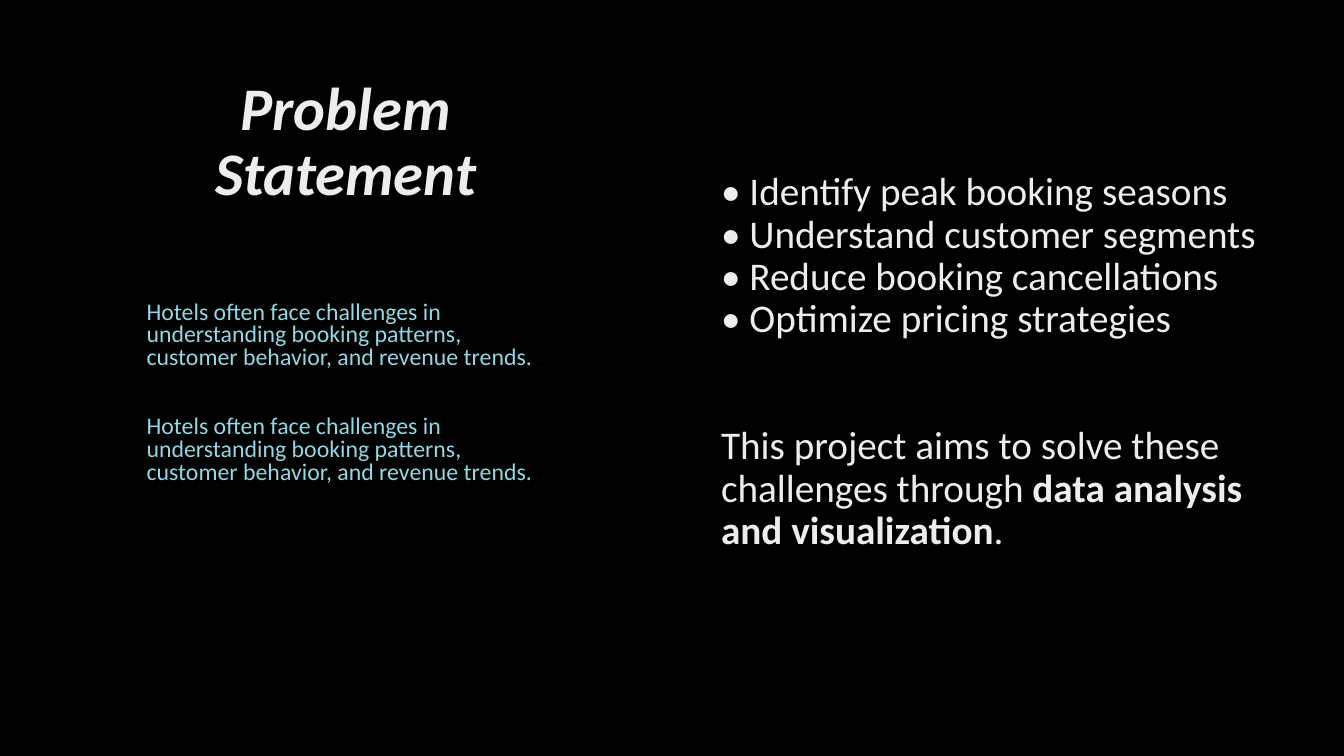
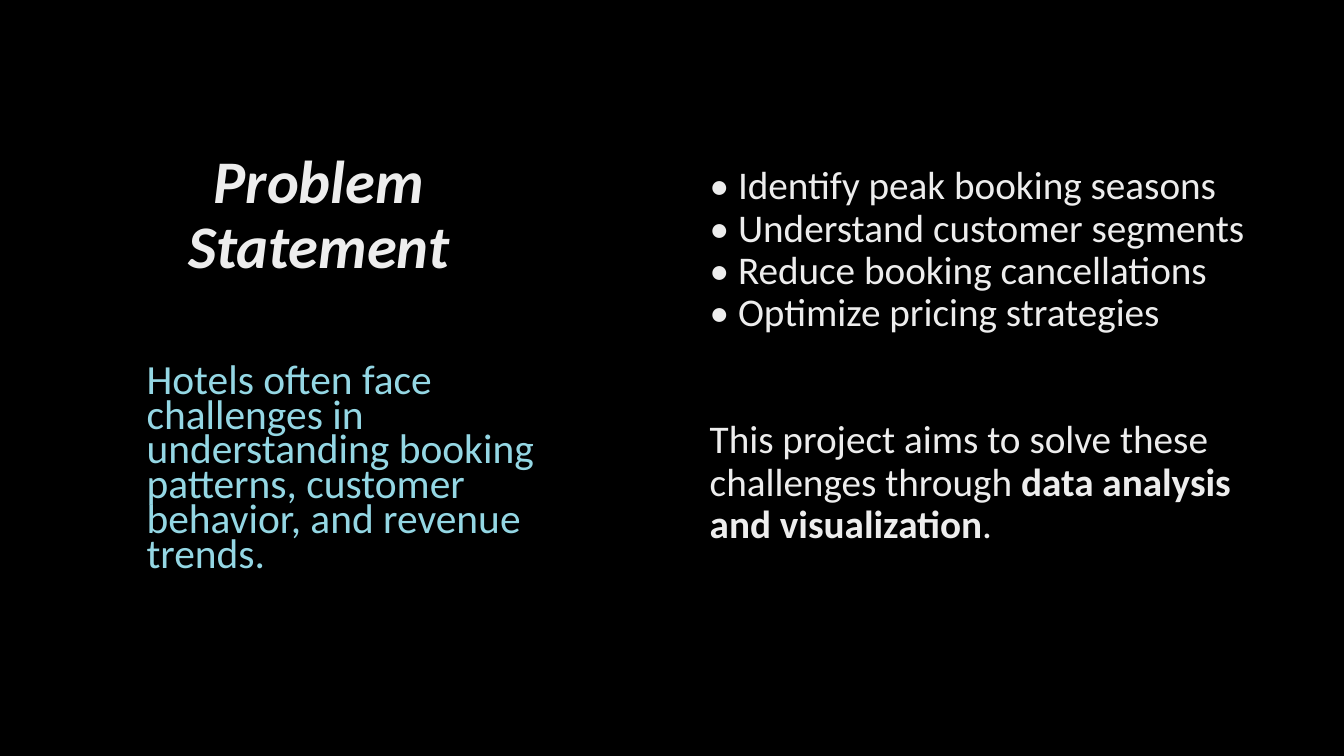
Before and after one commit to aiswarya08-moravaneni/Infosys_Internship, a slide deck: slide 3 of milestone-4.pptx. Drawn at 1344x756 pixels with LibreOffice and Linux fonts; fonts in the diff are those of the drawing; background and template pictures are left out. Boxes give left, top, right and bottom in pixels: in the first picture for what was removed or moved away, otherwise in the second. Text is boxed around its words. In the diff, an @@ line names an element or a change of style, - is before the commit and + after.

```diff
--- a/milestone-4.pptx
+++ b/milestone-4.pptx
@@ title "Problem Statement": place and size @@
-title "Problem Statement" at [215,87,476,196]
+title "Problem Statement" at [188,160,449,269]
@@ text "• Identify peak booking seasons ...": place and size @@
-text "• Identify peak booking seasons ..." at [721,177,1256,545]
+text "• Identify peak booking seasons ..." at [710,171,1245,539]
@@ text at [147,365,534,569]: text changed; size 17 to 29.6 pt @@
-Hotels often face challenges in understanding booking patterns, customer behavior, and revenue trends.
-Hotels often face challenges in understanding booking patterns, customer behavior, and revenue trends.
+Hotels often face challenges in understanding booking patterns, customer behavior, and revenue trends.
```
Also in this commit, not shown: 3 other slides changed.
